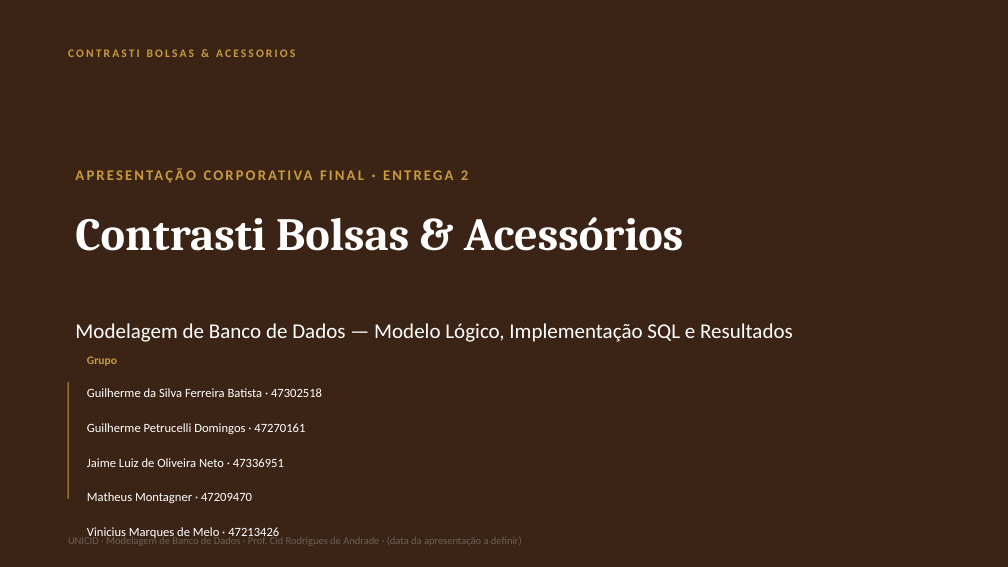
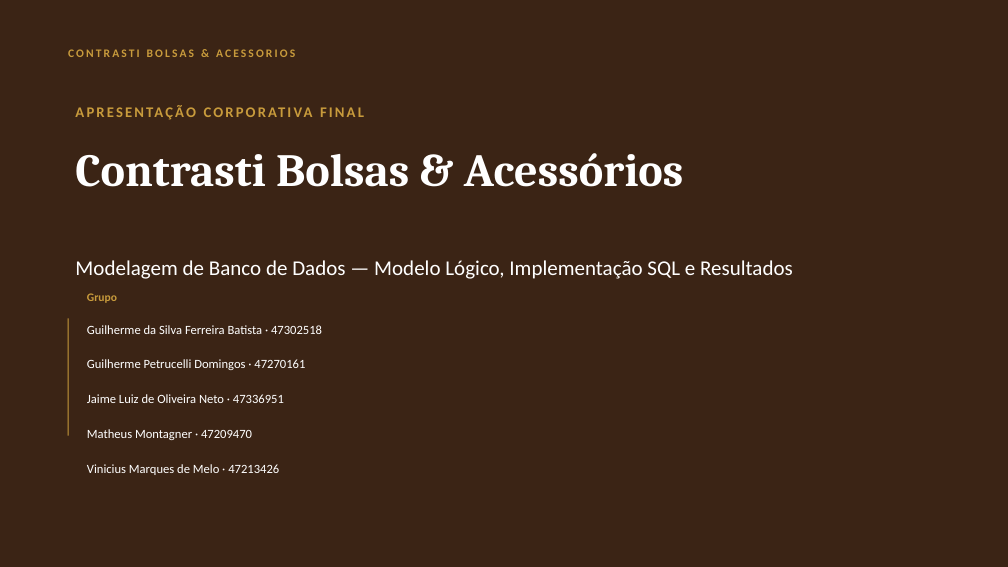
Before and after one commit to matheusmontagner8/Modelagem-de-Dados, a slide deck: slide 1 of Entrega2/apresentacao.pptx. Drawn at 1008x567 pixels with LibreOffice and Linux fonts; fonts in the diff are those of the drawing. Boxes give left, top, right and bottom in pixels: in the first picture for what was removed or moved away, otherwise in the second. Text is boxed around its words. In the diff, an @@ line names an element or a change of style, - is before the commit and + after.

Commit message:
Ajustando espaçamento

```diff
--- a/Entrega2/apresentacao.pptx
+++ b/Entrega2/apresentacao.pptx
@@ text at (461, 170, 468, 180): text changed @@
-APRESENTAÇÃO CORPORATIVA FINAL · ENTREGA 2
+APRESENTAÇÃO CORPORATIVA FINAL
@@ 2 texts, 1 title, 1 line: place and size @@
-2 texts, 1 title, 1 line at (68, 217, 793, 540)
+2 texts, 1 title, 1 line at (68, 153, 793, 475)
@@ text removed at (68, 536, 522, 546) @@
-UNICID · Modelagem de Banco de Dados · Prof. Cid Rodrigues de Andrade · (data da apresentação a definir)
```
